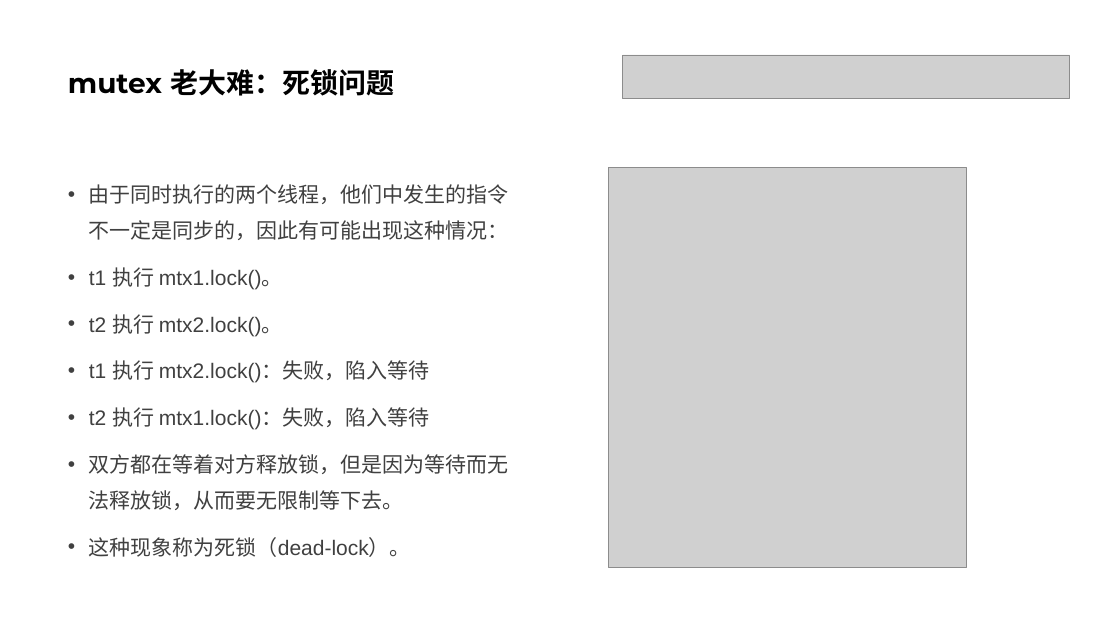
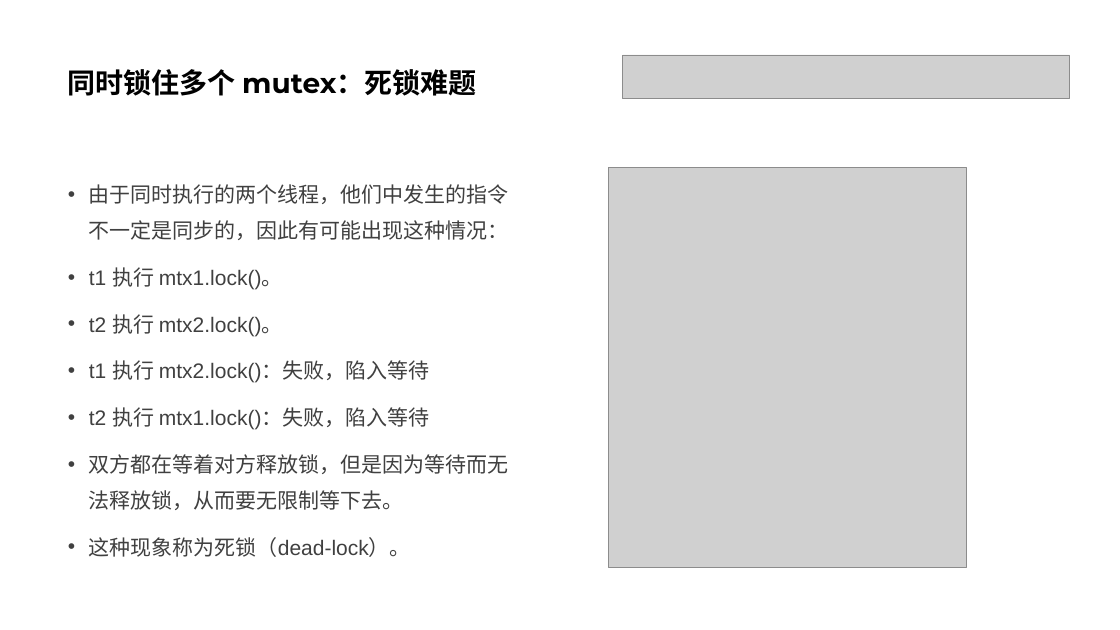
Before and after one commit to parallel101/course, a slide deck: slide 35 of 05/slides.pptx (slide 41 before the commit). Drawn at 1120x630 pixels with LibreOffice and Linux fonts; fonts in the diff are those of the drawing; grey boxes stand for pictures. Boxes give left, top, right and bottom in pixels: in the first picture for what was removed or moved away, otherwise in the second. Text is boxed around its words. In the diff, an @@ line names an element or a change of style, - is before the commit and + after.

```diff
--- a/05/slides.pptx
+++ b/05/slides.pptx
@@ title at [68, 69, 476, 96]: text changed @@
-mutex 老大难：死锁问题
+同时锁住多个 mutex：死锁难题
```
Also in this commit, not shown: 4 other slides changed, 6 slides added, 8 slides removed, 27 other files.
